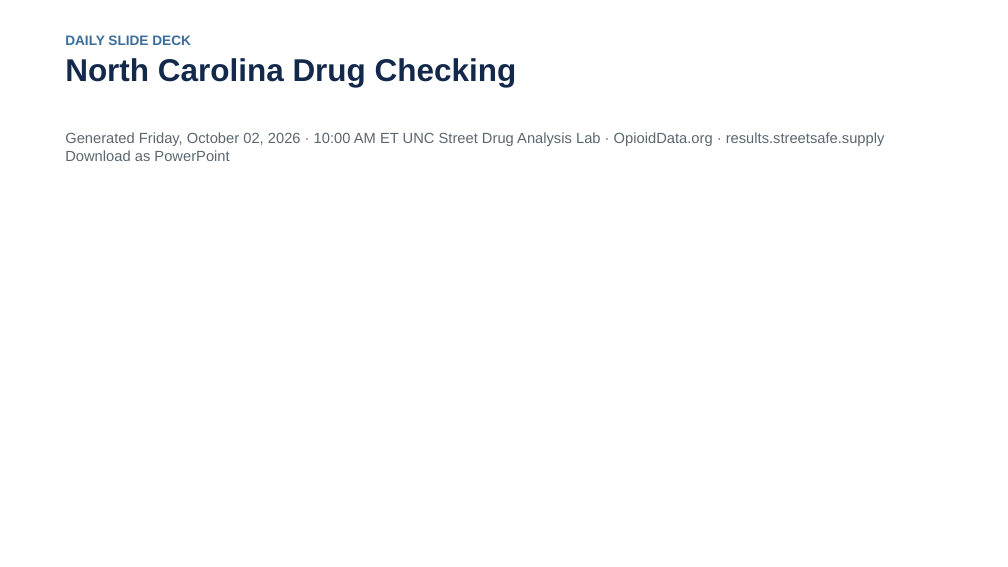
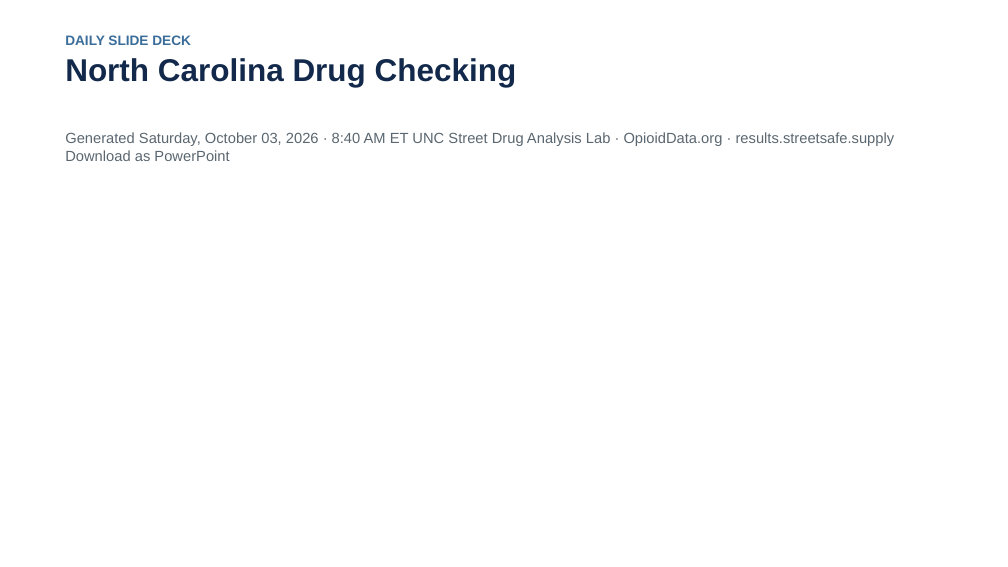
Before and after one commit to opioiddatalab/ncslides, a slide deck: slide 1 of docs/nc-drug-checking-latest.pptx. Drawn at 1008x567 pixels with LibreOffice and Linux fonts; fonts in the diff are those of the drawing. Boxes give left, top, right and bottom in pixels: in the first picture for what was removed or moved away, otherwise in the second. Text is boxed around its words. In the diff, an @@ line names an element or a change of style, - is before the commit and + after.

```diff
--- a/docs/nc-drug-checking-latest.pptx
+++ b/docs/nc-drug-checking-latest.pptx
@@ text at box(65, 132, 895, 161): text changed @@
-Generated Friday, October 02, 2026 · 10:00 AM ET UNC Street Drug Analysis Lab · OpioidData.org · results.streetsafe.supply Download as PowerPoint
+Generated Saturday, October 03, 2026 · 8:40 AM ET UNC Street Drug Analysis Lab · OpioidData.org · results.streetsafe.supply Download as PowerPoint
```
Also in this commit, not shown: 5 other slides changed, 3 other files.
